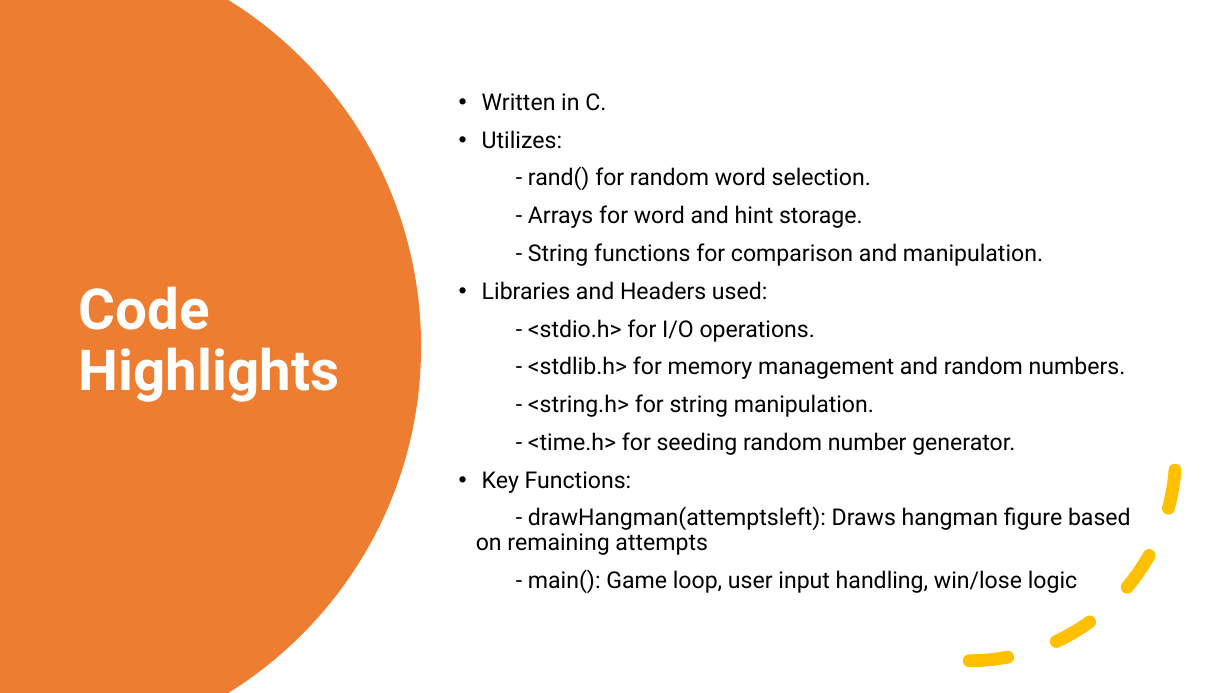
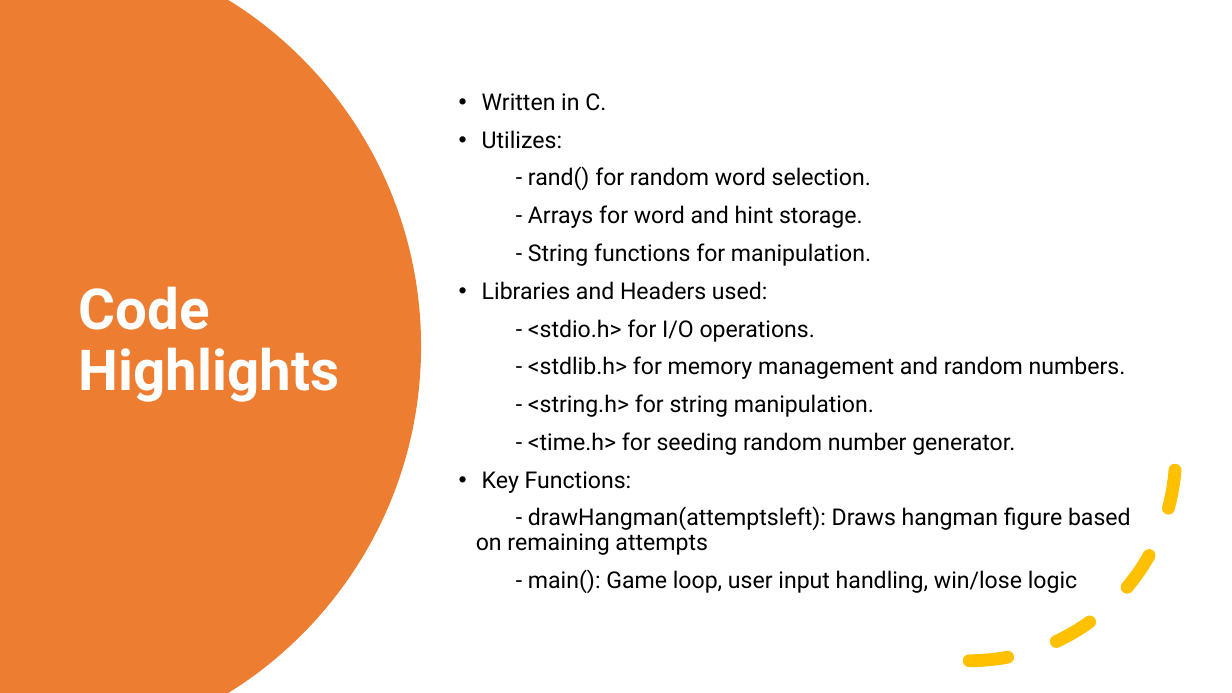
Before and after one commit to 115-group-3/hangedman, a slide deck: slide 4 of hangedman/presentation.pptx. Drawn at 1232x693 pixels with LibreOffice and Linux fonts; fonts in the diff are those of the drawing. Boxes give left, top, right and bottom in pixels: in the first picture for what was removed or moved away, otherwise in the second. Text is boxed around its words. In the diff, an @@ line names an element or a change of style, - is before the commit and + after.

```diff
--- a/hangedman/presentation.pptx
+++ b/hangedman/presentation.pptx
@@ text at [528, 243, 871, 266]: text changed @@
-- String functions for comparison and manipulation.
+- String functions for manipulation.
```
Also in this commit, not shown: 2 other slides changed.
